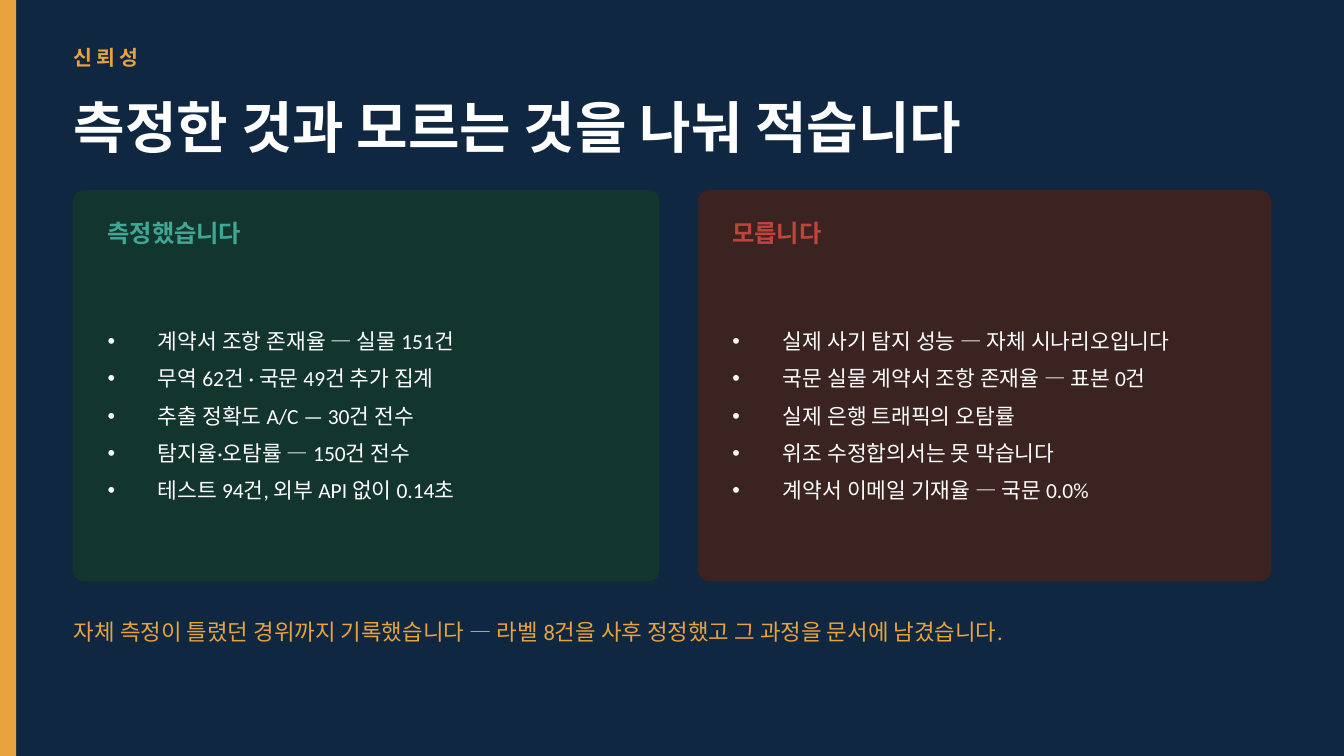
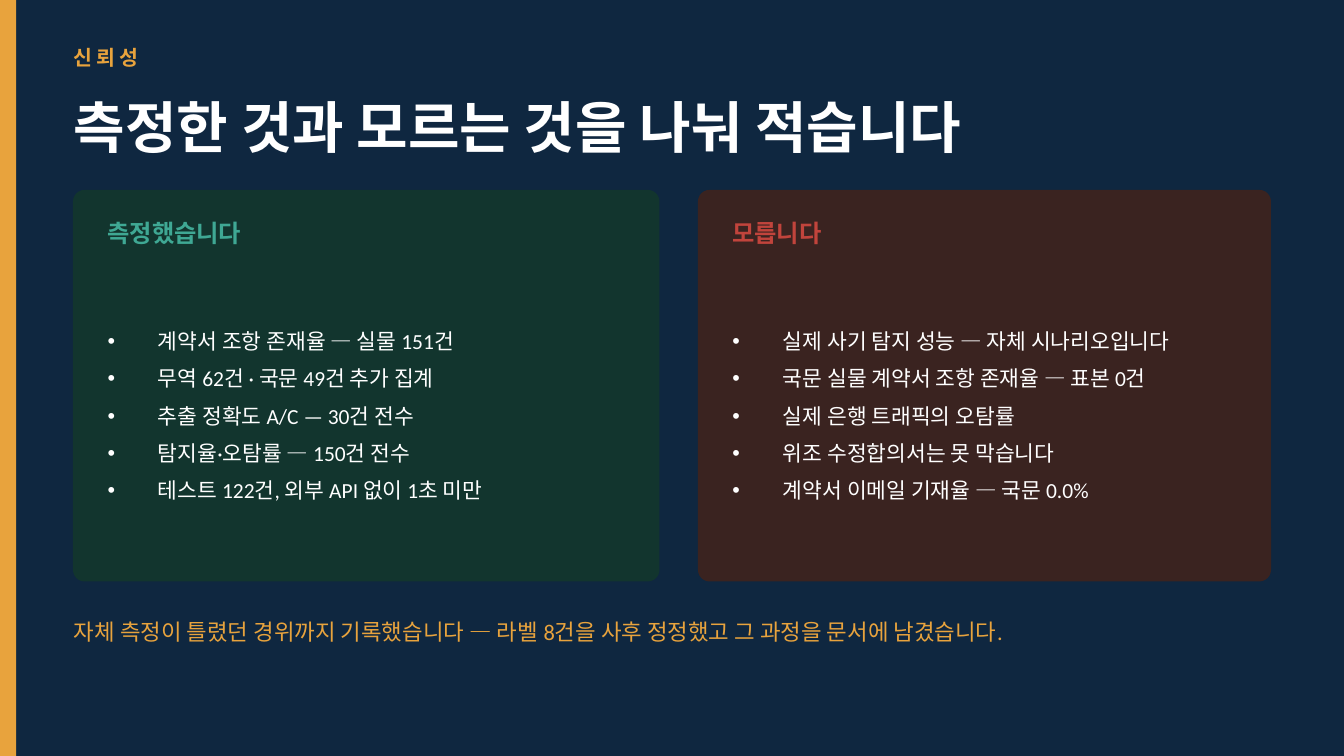
Before and after one commit to Aithor-organization/kb-payee-guard, a slide deck: slide 9 of submission/기술설명서_KB_Payee_Guard.pptx. Drawn at 1344x756 pixels with LibreOffice and Linux fonts; fonts in the diff are those of the drawing. Boxes give left, top, right and bottom in pixels: in the first picture for what was removed or moved away, otherwise in the second. Text is boxed around its words. In the diff, an @@ line names an element or a change of style, - is before the commit and + after.

```diff
--- a/submission/기술설명서_KB_Payee_Guard.pptx
+++ b/submission/기술설명서_KB_Payee_Guard.pptx
@@ text at (158,480,483,501): text changed @@
-• 테스트 94건, 외부 API 없이 0.14초
+• 테스트 122건, 외부 API 없이 1초 미만
```
Also in this commit, not shown: 2 other slides changed, 1 other file.
